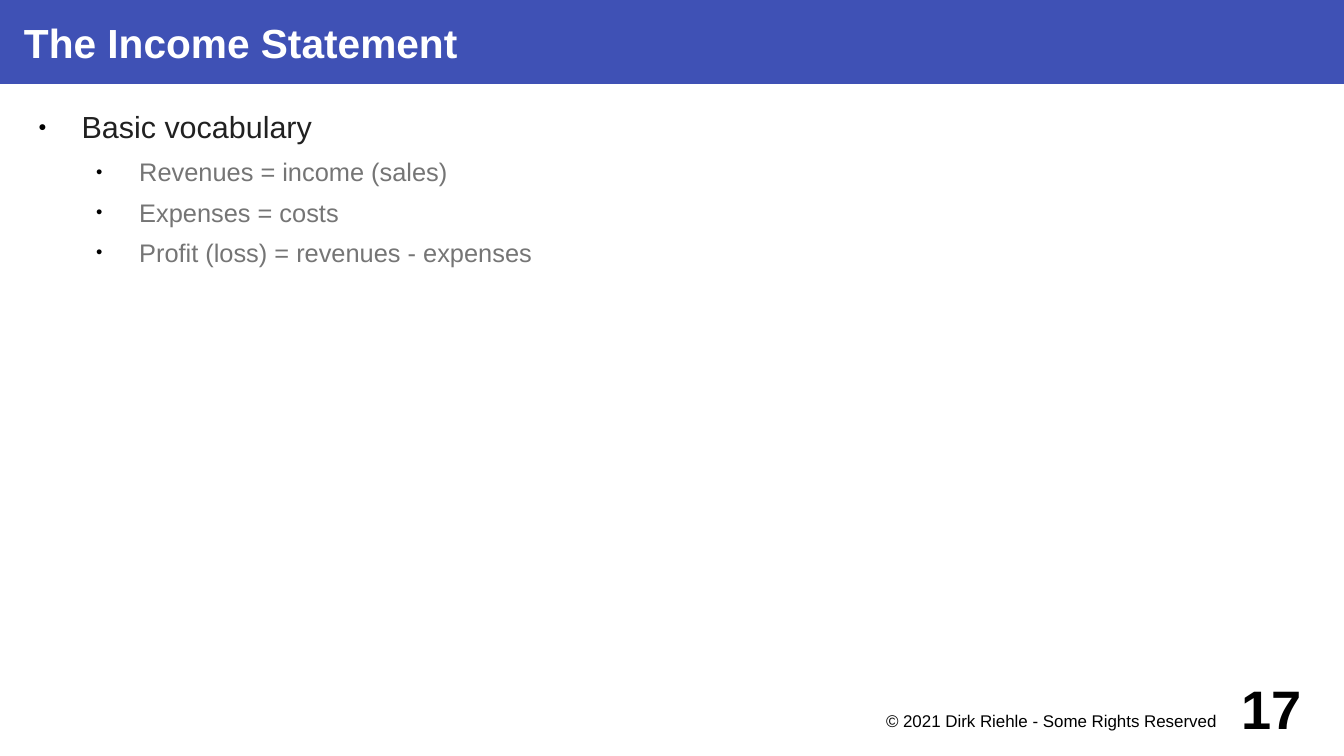
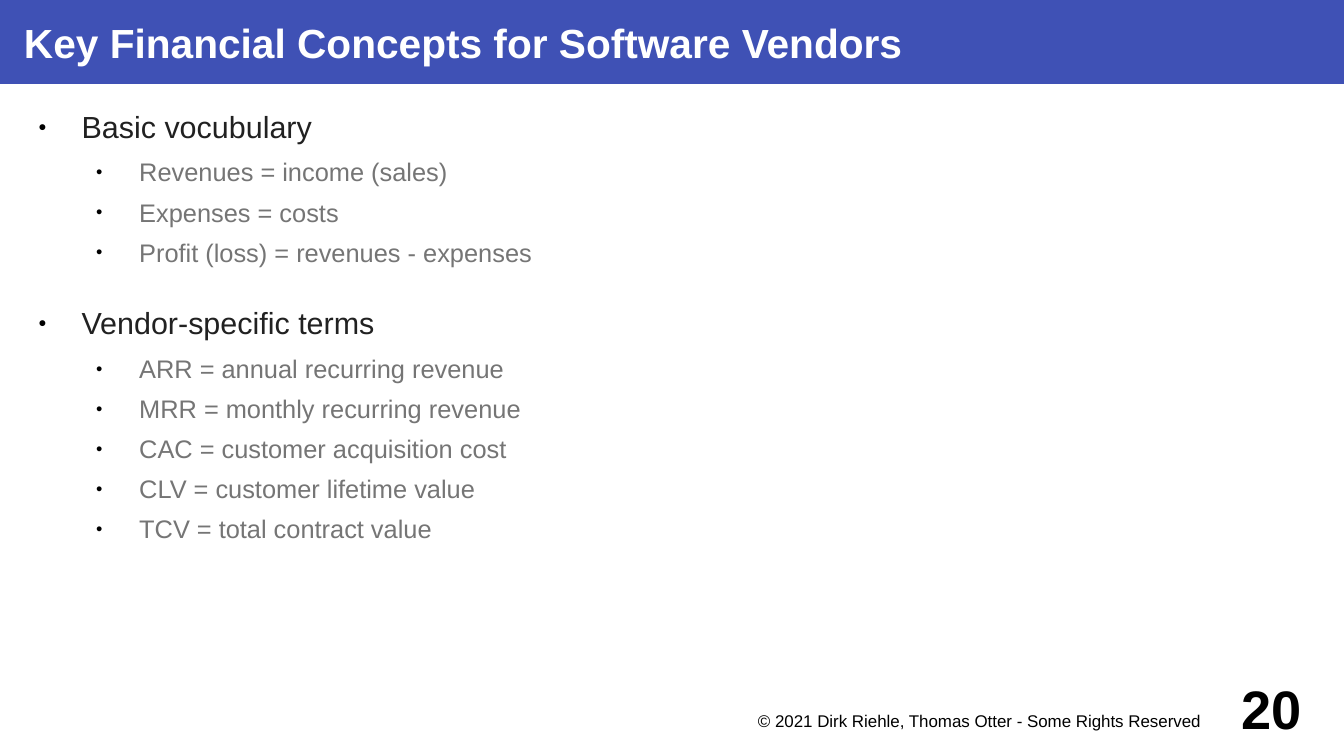
Before and after one commit to dirkriehle/coss-course, a slide deck: slide 20 of Lecture slides/COSS B03 - Software Vendors.odp (slide 17 before the commit). Drawn at 1344x756 pixels with LibreOffice and Linux fonts; fonts in the diff are those of the drawing. Boxes give left, top, right and bottom in pixels: in the first picture for what was removed or moved away, otherwise in the second. Text is boxed around its words. In the diff, an @@ line names an element or a change of style, - is before the commit and + after.

Commit message:
Updated Thomas slides with changes from 2021

```diff
--- a/Lecture slides/COSS B03 - Software Vendors.odp
+++ b/Lecture slides/COSS B03 - Software Vendors.odp
@@ title at (24,28,902,65): text changed @@
-The Income Statement
+Key Financial Concepts for Software Vendors
@@ text at (82,116,312,144): text changed @@
-● Basic vocabulary
+● Basic vocubulary
@@ text at (82,312,521,538): paragraphs added @@
+● Vendor-specific terms
+  ● ARR = annual recurring revenue
+  ● MRR = monthly recurring revenue
+  ● CAC = customer acquisition cost
+  ● CLV = customer lifetime value
+  ● TCV = total contract value
@@ text at (775,714,1200,731): text changed @@
-© 2021 Dirk Riehle - Some Rights Reserved
+© 2021 Dirk Riehle, Thomas Otter - Some Rights Reserved
@@ page number at (1242,691,1302,730): text changed @@
-17
+20
```
Also in this commit, not shown: 41 other slides changed, 4 slides added, 1 other file.
